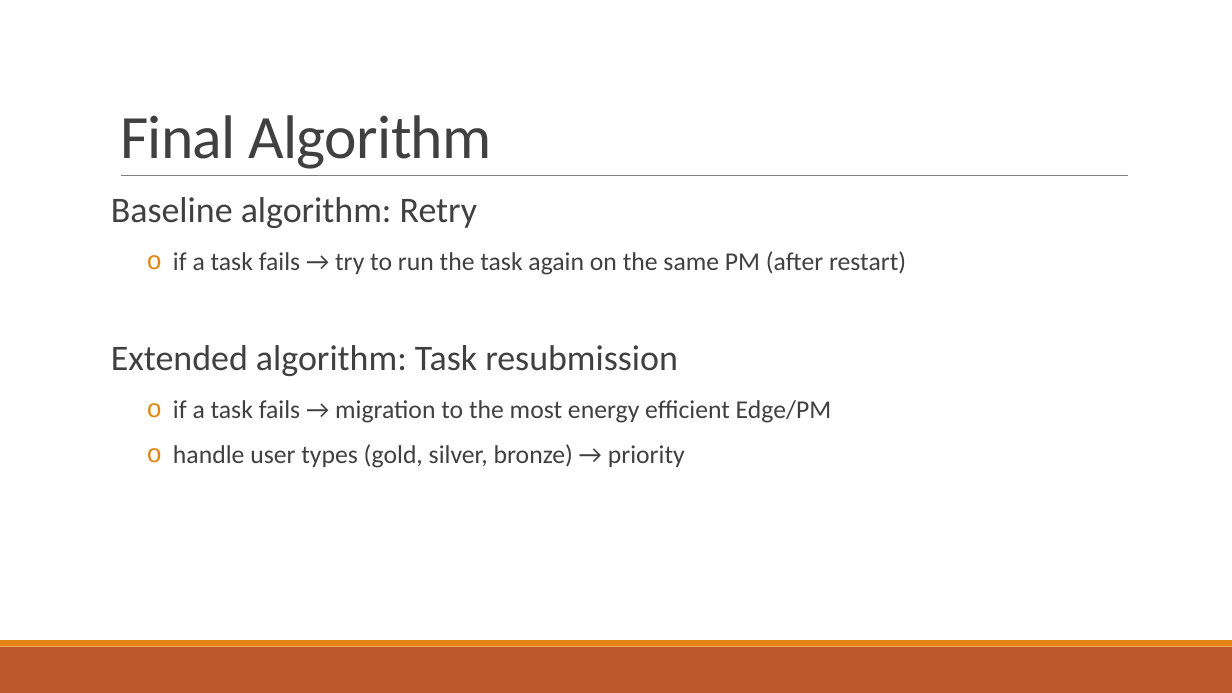
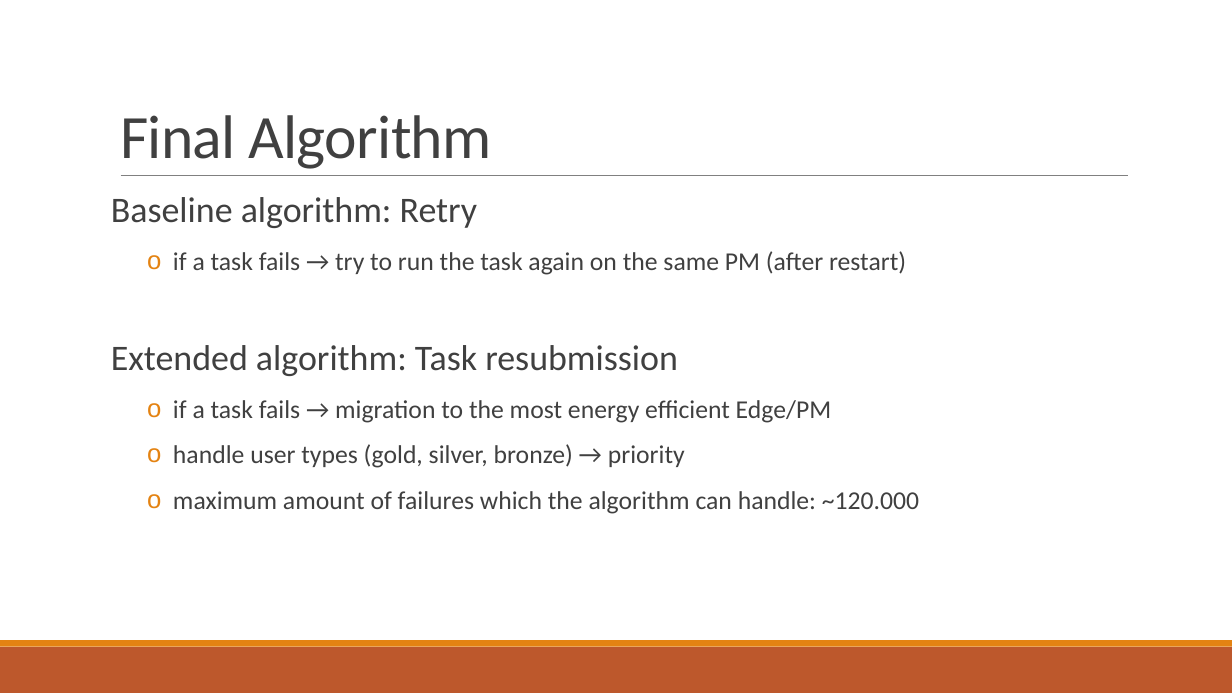
Before and after one commit to BauerMatthias/ECommerce, a slide deck: slide 6 of Lab4/Presentation4.pptx. Drawn at 1232x693 pixels with LibreOffice and Linux fonts; fonts in the diff are those of the drawing. Boxes give left, top, right and bottom in pixels: in the first picture for what was removed or moved away, otherwise in the second. Text is boxed around its words. In the diff, an @@ line names an element or a change of style, - is before the commit and + after.

```diff
--- a/Lab4/Presentation4.pptx
+++ b/Lab4/Presentation4.pptx
@@ text at box(173, 491, 919, 514): paragraph added @@
+o maximum amount of failures which the algorithm can handle: ~120.000
```
Also in this commit, not shown: 3 other slides changed.
